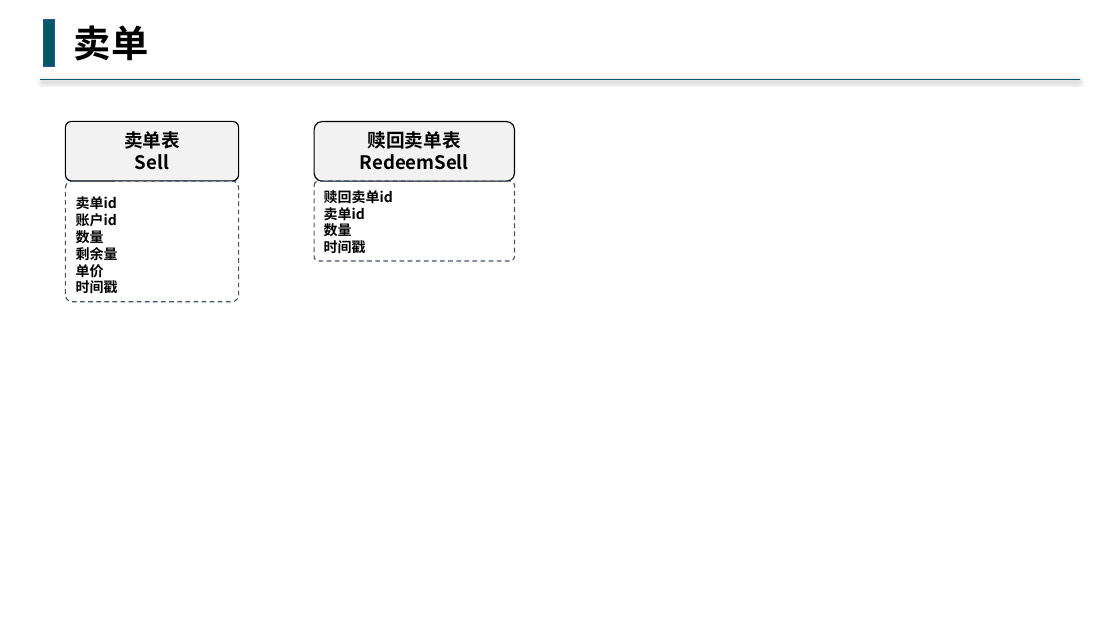
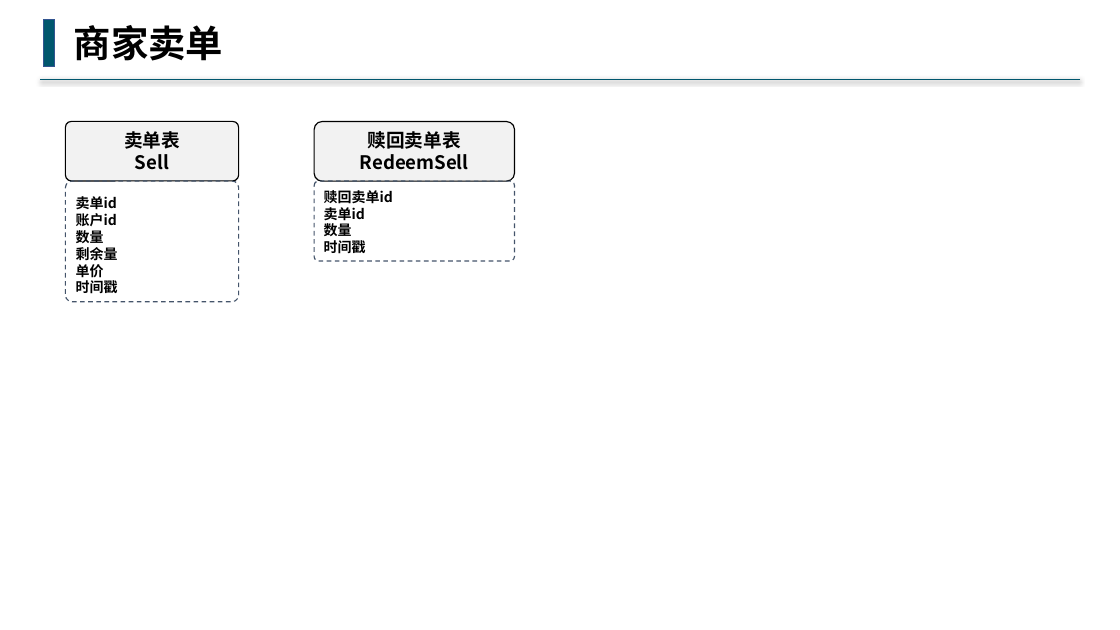
Before and after one commit to buddhachain/buddhaContract, a slide deck: slide 2 of doc/09.场外交易.pptx. Drawn at 1120x630 pixels with LibreOffice and Linux fonts; fonts in the diff are those of the drawing. Boxes give left, top, right and bottom in pixels: in the first picture for what was removed or moved away, otherwise in the second. Text is boxed around its words. In the diff, an @@ line names an element or a change of style, - is before the commit and + after.

```diff
--- a/doc/09.场外交易.pptx
+++ b/doc/09.场外交易.pptx
@@ text at (x1=74, y1=25, x2=223, y2=61): text changed @@
-卖单
+商家卖单
```
Also in this commit, not shown: 8 other slides changed.
